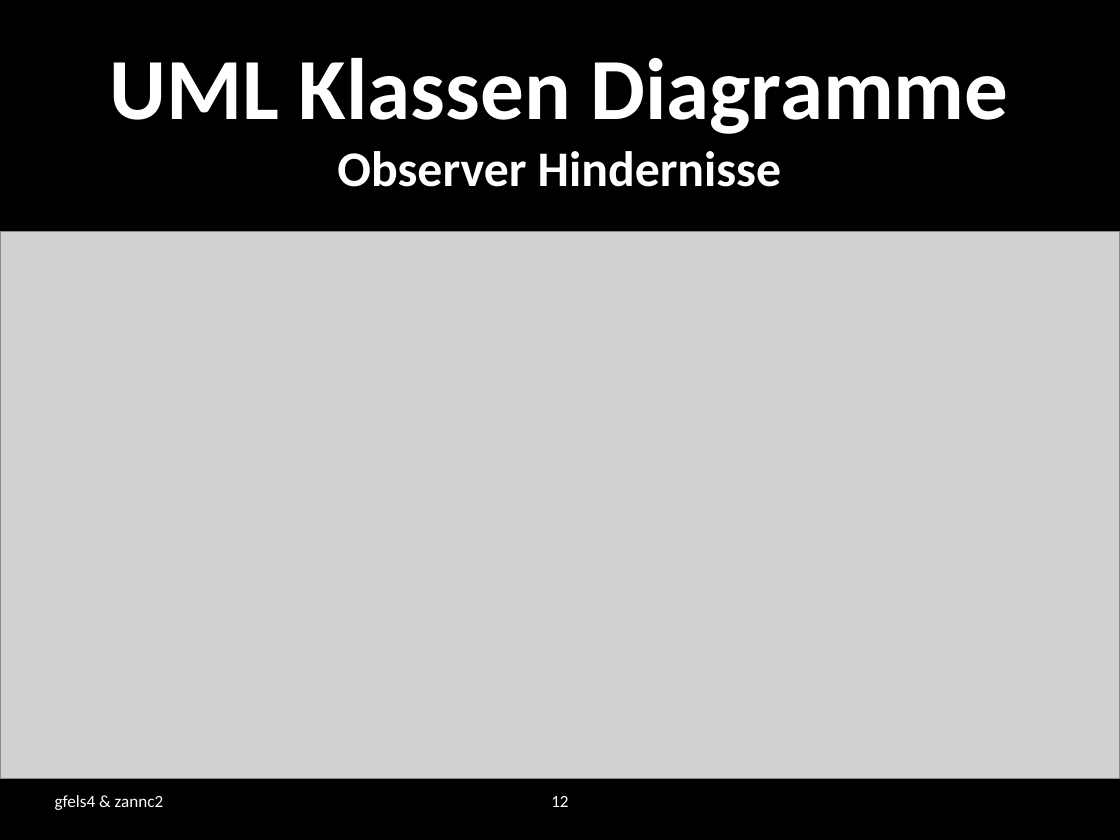
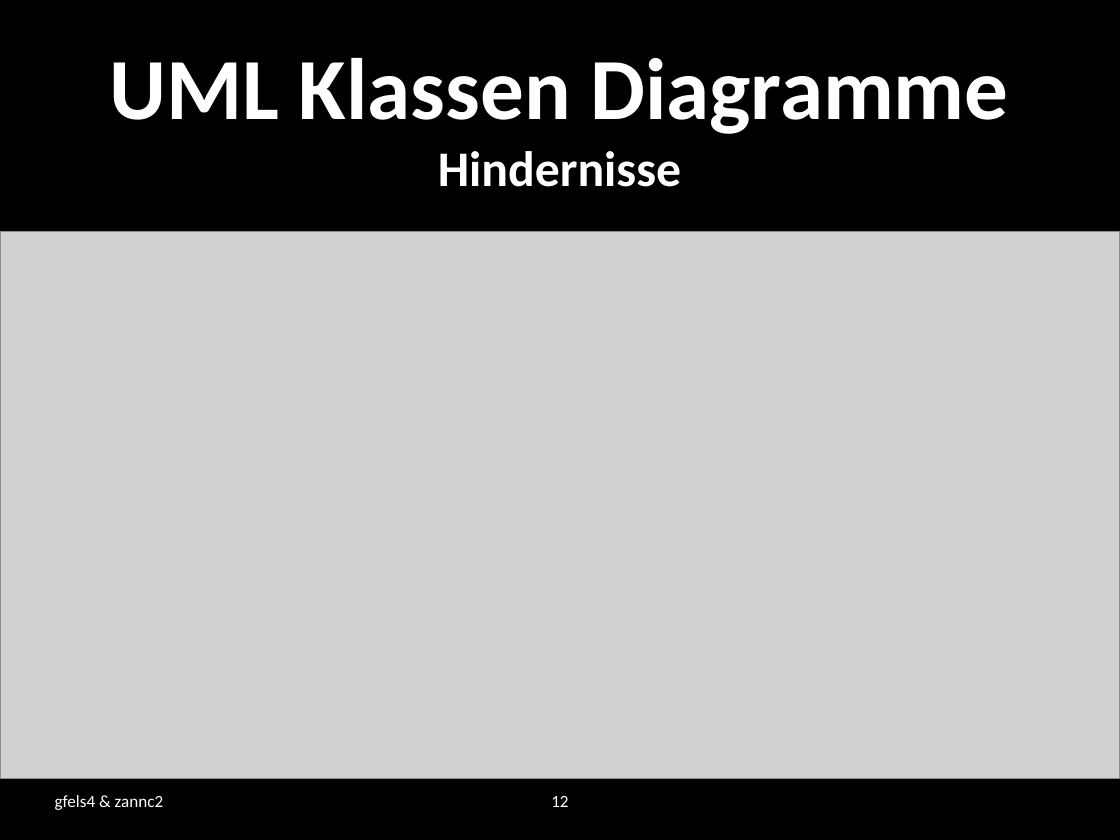
Before and after one commit to zannc2/SearchRobot, a slide deck: slide 12 of SearchRobot/doc/presentation.pptx. Drawn at 1120x840 pixels with LibreOffice and Linux fonts; fonts in the diff are those of the drawing; grey boxes stand for pictures; background and template pictures are left out. Boxes give left, top, right and bottom in pixels: in the first picture for what was removed or moved away, otherwise in the second. Text is boxed around its words. In the diff, an @@ line names an element or a change of style, - is before the commit and + after.

```diff
--- a/SearchRobot/doc/presentation.pptx
+++ b/SearchRobot/doc/presentation.pptx
@@ title at bbox=[110, 58, 1008, 187]: text changed @@
-UML Klassen Diagramme
-Observer Hindernisse
+UML Klassen Diagramme
+Hindernisse
```
Also in this commit, not shown: 3 other slides changed, 2 slides added, 1 slide removed, 2 other files.
